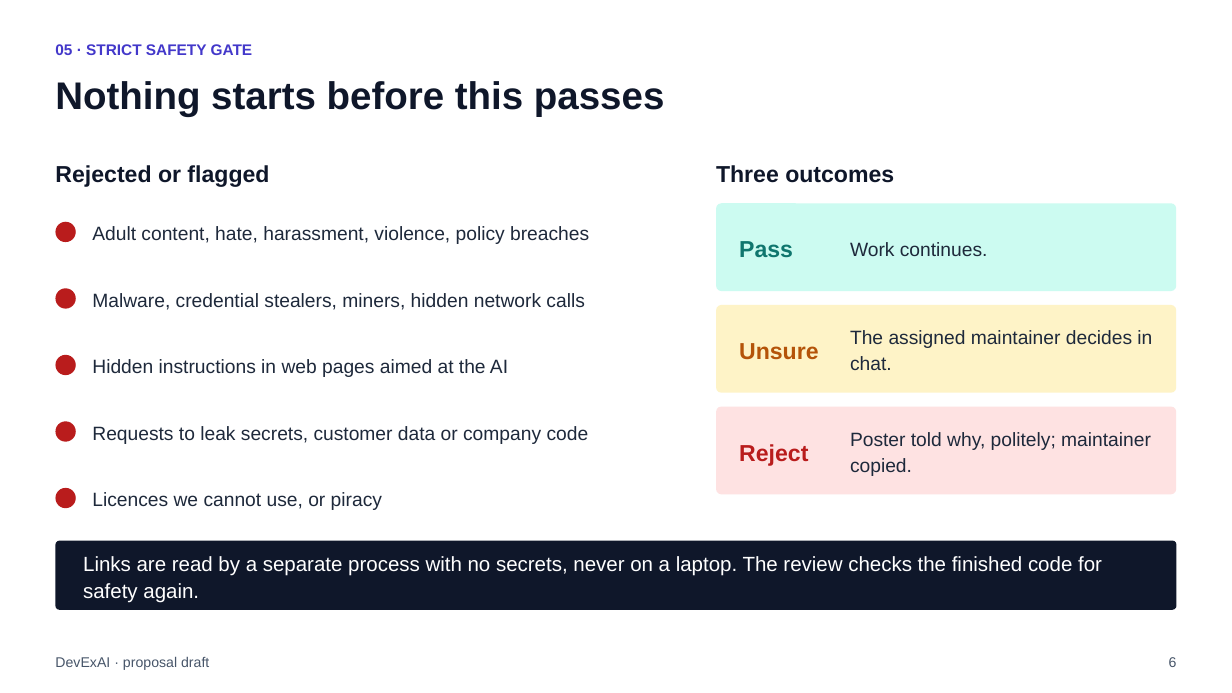
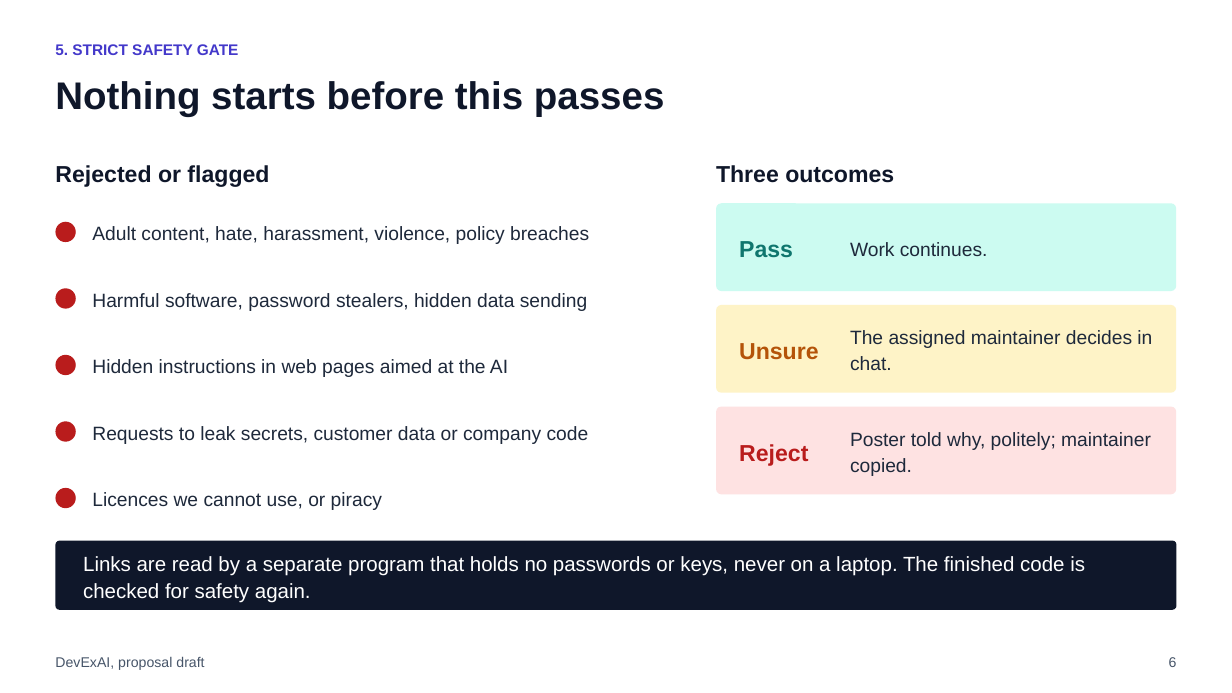
Before and after one commit to raghavsatyadev/DevExAI, a slide deck: slide 6 of DevExAI.pptx. Drawn at 1232x693 pixels with LibreOffice and Linux fonts; fonts in the diff are those of the drawing. Boxes give left, top, right and bottom in pixels: in the first picture for what was removed or moved away, otherwise in the second. Text is boxed around its words. In the diff, an @@ line names an element or a change of style, - is before the commit and + after.

```diff
--- a/DevExAI.pptx
+++ b/DevExAI.pptx
@@ text at box(55, 44, 239, 55): text changed @@
-05 · STRICT SAFETY GATE
+5. STRICT SAFETY GATE
@@ text at box(92, 293, 587, 311): text changed @@
-Malware, credential stealers, miners, hidden network calls
+Harmful software, password stealers, hidden data sending
@@ text at box(83, 556, 1085, 603): text changed @@
-Links are read by a separate process with no secrets, never on a laptop. The review checks the finished code for safety again.
+Links are read by a separate program that holds no passwords or keys, never on a laptop. The finished code is checked for safety again.
@@ text at box(55, 656, 204, 670): text changed @@
-DevExAI · proposal draft
+DevExAI, proposal draft
```
Also in this commit, not shown: 18 other slides changed, 3 other files.
